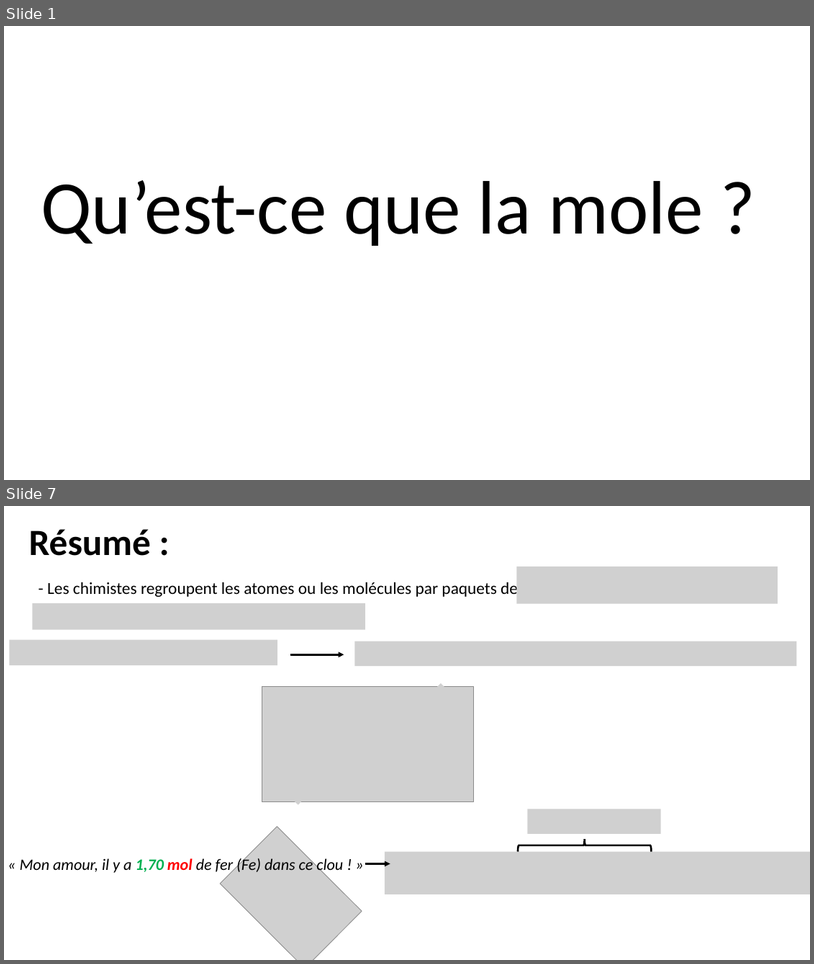
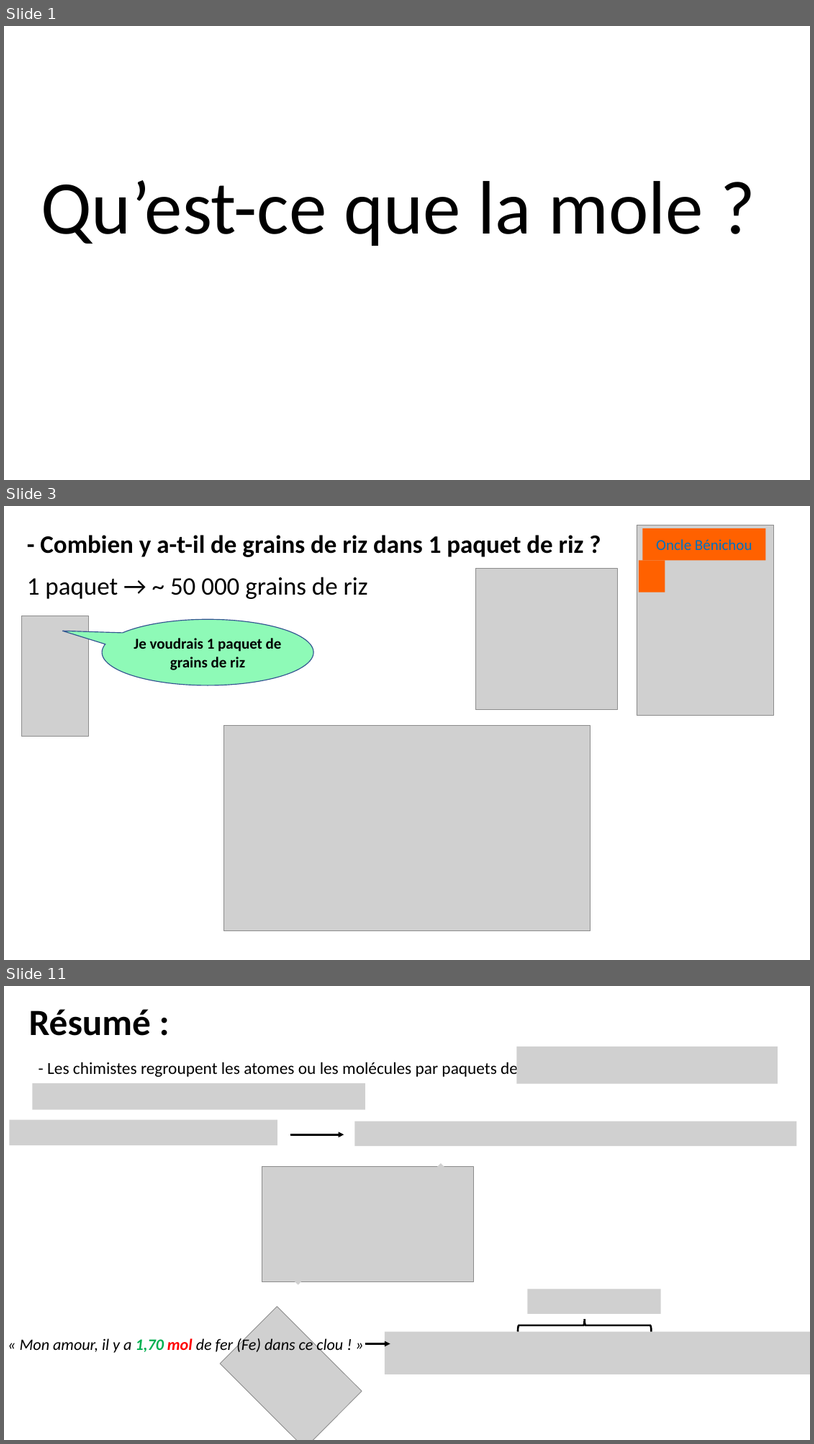
Before and after one commit to pierreghesqui/Lyc-e, a slide deck: Seconde/Chapitre9-LaMole/Activité/Mole.pptx. Shown one above the other, each under a label of ours: slides 1 and 7 before the commit, slides 1, 3 and 11 after it; the slides between them are not shown. The pictures are 814x964 and 814x1444 pixels, drawn with LibreOffice and Linux fonts; fonts in the diff are those of the drawing; grey boxes stand for pictures. Boxes give left, top, right and bottom in pixels: in the first picture for what was removed or moved away, otherwise in the second. Text is boxed around its words. In the diff, an @@ line names an element or a change of style, - is before the commit and + after.

```diff
--- a/Seconde/Chapitre9-LaMole/Activité/Mole.pptx
+++ b/Seconde/Chapitre9-LaMole/Activité/Mole.pptx
@@ slide 3 added at <box>4,506,810,960</box>, background #FFFFFF @@
@@ picture added at <box>637,525,774,715</box> @@
@@ text added at <box>40,535,584,557</box>, 30 pt, text #000000, bold @@
+- Combien y a-t-il de grains de riz dans 1 paquet de riz ?
@@ rectangle added at <box>643,528,766,561</box>, fill #FF6100, 18 pt, text #0070C0 @@
+Oncle Bénichou
@@ picture added at <box>476,568,617,709</box> @@
@@ rectangle added at <box>639,561,666,592</box>, fill #FF6100 @@
@@ text added at <box>27,577,368,599</box>, 30 pt, text #000000 @@
+1 paquet → ~ 50 000 grains de riz
@@ picture added at <box>21,616,89,736</box> @@
@@ speech bubble added at <box>102,619,314,685</box>, fill #8EFAB7, outline #325491 1 pt, 18 pt, text #000000, bold @@
+Je voudrais 1 paquet de grains de riz
@@ picture added at <box>224,726,590,931</box> @@
@@ what was slide 7 is now slide 11 @@
```
Also in this commit, not shown: 4 slides changed, 4 other slides added, 1 slide removed, 6 other files.
